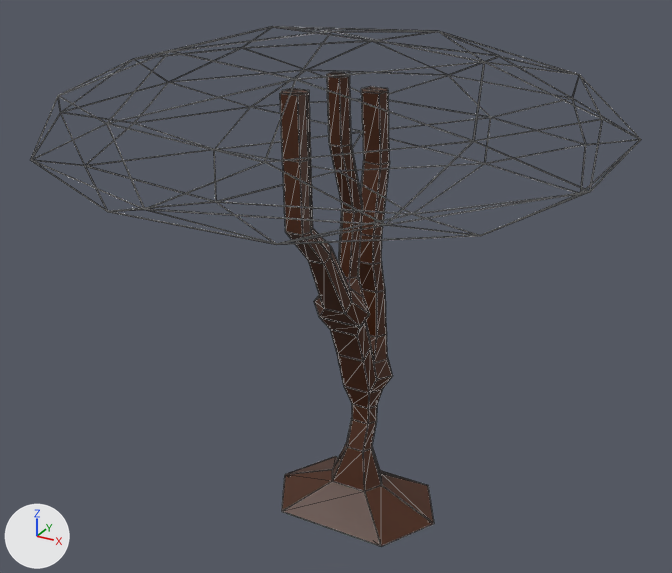
The glTF model src/main/webapp/content/assets/models/forest/tree/tree9.glb as it was, and as the next commit left it.
Rendered twice from a camera (50 mm lens) standing at (1.43, -2.79, 2.3) and looking at (-0.01, -0.17, 0.99). The axes (+X, +Y, +Z) are drawn at lower left. The lights are the same throughout. Mesh edges are drawn as thin lines. Where no turn or scale is listed for an object, it has been applied to the vertices.
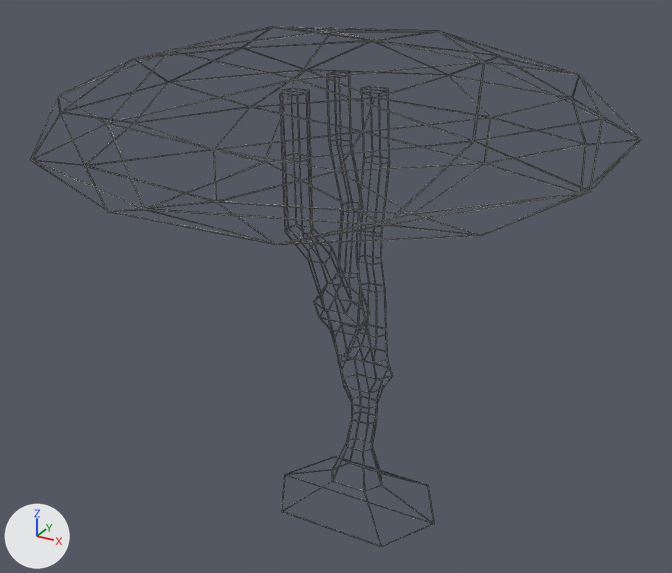
Location of each change, (x1, y1, x2, y2) in pixels of the pictures (672 x 573 px):
'Cube.001', deleted (brown)
    before: (280, 72, 433, 546)

Patch to the scene script:
```diff
--- a/src/main/webapp/content/assets/models/forest/tree/tree9.glb.py
+++ b/src/main/webapp/content/assets/models/forest/tree/tree9.glb.py
@@ ob_cube_001 @@
-ob_cube_001 = bpy.data.objects.new('Cube.001', me_cube_002)
-ob_cube_001.location = (0.003, 0.055, 0.163)
```
